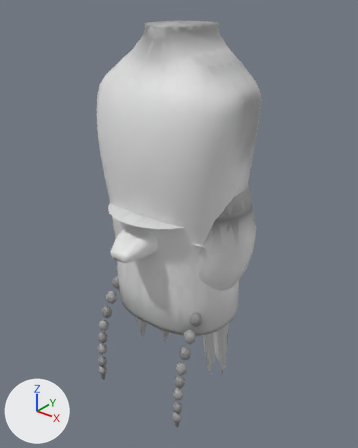
Before and after pictures for a commit that changed the glTF model assets/src/human_kit.glb.
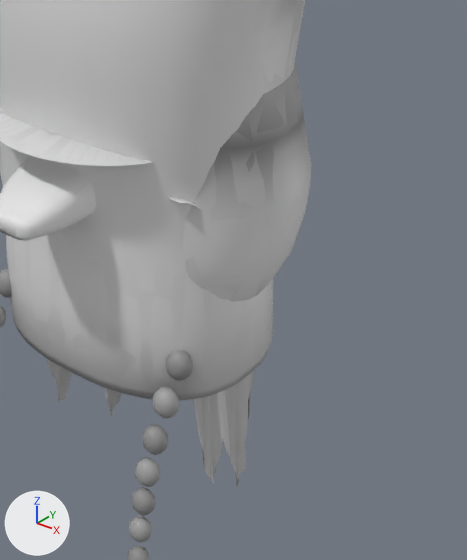
The first picture shows the older version from a 50 mm camera at (0.67, -0.835, 0.486) aimed at (0.006, -0.006, -0.028). The close-ups show the older and then the newer version on the part from 32% to 91% of the width and 34% to 91% of the height of that picture. Only the edits that show in the close-ups are written down. Every picture has the same lights, and +X, +Y and +Z are marked at lower left. Vertices at exactly the same position are counted once.

Names of what the first close-up shows: 'cap', 'cap_lo', 'foot', 'foot_lo', 'hair_braids', 'hair_braids_lo', 'hair_long', 'hair_long_lo', 'pelvis', 'pelvis_lo', 'torso', 'torso_lo'.
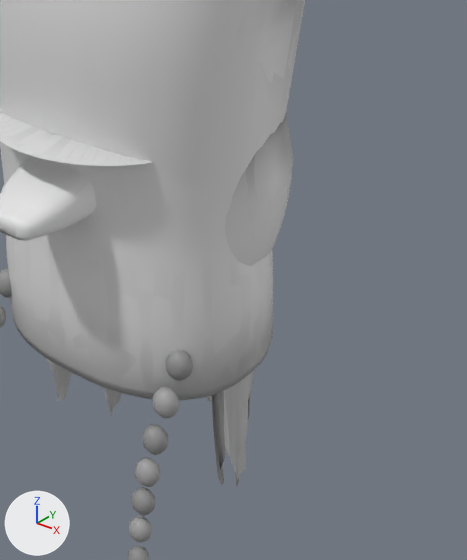
The change, as a diff of the scene's bpy script:
```diff
--- a/assets/src/human_kit.glb.py
+++ b/assets/src/human_kit.glb.py
@@ me_torso @@
 me_torso.from_pydata(...)  # 2114 vertices, 4224 faces; spans x -0.185..0.185, y -0.149..0.12, z -0.25..0.414
 # used by ob_torso; location = (0.0, 0.0, 0.0)
+# me_torso part 1: 979 faces centred in x -0.185..0.184, y -0.126..0.12, z -0.25..0.388 are repainted in the vertex colours; the middle colour goes from light grey #d7d7d7 to light grey #d4d4d4
 me_torso.materials.append(mat_torso)
@@ me_pelvis @@
 # used by ob_pelvis; location = (0.0, 0.0, 0.0)
-me_pelvis.from_pydata(...)  # 578 vertices, 1152 faces; spans x -0.19..0.19, y -0.117..0.133, z -0.165..0.092
+me_pelvis.from_pydata(...)  # 578 vertices, 1152 faces; spans x -0.167..0.167, y -0.112..0.128, z -0.165..0.092
+# me_pelvis part 2: the whole mesh is scaled about its middle by (0.88, 0.96, 1)
+# me_pelvis part 3: 452 faces centred in x -0.188..0.188, y -0.116..0.124, z -0.165..0.092 are repainted in the vertex colours; the middle colour goes from light grey #d9d9d9 to light grey #d8d8d8
+# me_pelvis part 4: 361 faces centred in x -0.189..0.189, y -0.111..0.132, z -0.161..0.023 are repainted in the vertex colours; the middle colour goes from white #f4f4f4 to white #f1f1f1
+# me_pelvis part 5: 107 faces centred in x -0.183..0.183, y -0.113..0.117, z 0.035..0.056 are repainted in the vertex colours; the middle colour goes from grey #9c9c9c to grey #9d9d9d
+# me_pelvis part 6: 178 faces centred in x -0.178..0.18, y -0.115..0.116, z -0.088..0.092 are repainted in the vertex colours; the middle colour goes from grey #bdbdbd to light grey #cecece
 me_pelvis.materials.append(mat_pelvis)
@@ me_hair_long @@
 # used by ob_hair_long; location = (0.0, 0.0, 0.0)
-me_hair_long.from_pydata(...)  # 4325 vertices, 8208 faces; spans x -0.133..0.131, y -0.11..0.143, z -0.501..0.128
+me_hair_long.from_pydata(...)  # 4325 vertices, 8208 faces; spans x -0.158..0.142, y -0.104..0.143, z -0.501..0.128
+# me_hair_long part 7: 482 of 4325 vertices moved; they spanned x -0.133..0.126, y -0.11..-0.002, z -0.43..0.074 and now span x -0.158..0.142, y -0.104..-0.001, z -0.43..0.074; mean shift (0.0, 0.01, 0.0); largest move (-0.094, -0.083, -0.099) -> (-0.137, -0.046, -0.099)
 me_hair_long.materials.append(mat_hair_long)
@@ me_pelvis_001 @@
 # used by ob_pelvis_lo; location = (0.0, 0.0, 0.0)
-me_pelvis_001.from_pydata(...)  # 117 vertices, 230 faces; spans x -0.191..0.191, y -0.116..0.133, z -0.165..0.092
+me_pelvis_001.from_pydata(...)  # 117 vertices, 230 faces; spans x -0.168..0.168, y -0.111..0.128, z -0.165..0.092
+# me_pelvis_001 part 8: the whole mesh is rebuilt
 me_pelvis_001.materials.append(mat_pelvis)
@@ me_hair_long_001 @@
 # used by ob_hair_long_lo; location = (0.0, 0.0, 0.0)
-me_hair_long_001.from_pydata(...)  # 1360 vertices, 2462 faces; spans x -0.133..0.131, y -0.11..0.143, z -0.501..0.128
+me_hair_long_001.from_pydata(...)  # 1361 vertices, 2462 faces; spans x -0.158..0.142, y -0.104..0.143, z -0.501..0.128
+# me_hair_long_001 part 9: 59 vertices moved from x -0.133..0.122, y -0.107..-0.001, z -0.43..0.116 to x -0.135..0.123, y -0.102..-0.001, z -0.43..0.118; 169 vertices removed from x -0.131..0.126, y -0.11..0.076, z -0.414..0.116; 170 vertices added at x -0.158..0.142, y -0.104..0.077, z -0.414..0.111
 me_hair_long_001.materials.append(mat_hair_long)
```

Boxes (x1, y1, x2, y2) around the edits, measured in the close-ups (467 x 560 px; the box of a moved part takes in the faces that stretch with it):
'pelvis', recoloured, rescaled
    before: (0, 63, 311, 302)
    after: (225, 114, 292, 265)
'pelvis_lo', reshaped
    before: (185, 65, 311, 301)
    after: (237, 123, 293, 266)
'hair_long_lo', reshaped
    before: (47, 360, 250, 486)
    after: (48, 360, 250, 486)
'hair_long', reshaped (mostly hidden)
    before: (47, 359, 254, 487)
    after: (46, 358, 254, 487)
part 1 of me_torso, edited (looks the same)
    both: (11, 0, 297, 400)
part 2 of me_pelvis, moved or reshaped
    before: (0, 71, 311, 302)
    after: (232, 114, 292, 265)
part 3 of me_pelvis, recoloured
    before: (186, 136, 311, 220)
    after: (242, 130, 292, 185)
part 4 of me_pelvis, recoloured
    before: (0, 150, 311, 302)
    after: (232, 161, 292, 265)
part 5 of me_pelvis, recoloured
    before: (212, 107, 306, 166)
    after: (261, 114, 287, 148)
part 6 of me_pelvis, recoloured
    before: (234, 71, 309, 156)
    after: (282, 121, 290, 148)
part 7 of me_hair_long, moved or reshaped (mostly hidden)
    before: (47, 359, 227, 484)
    after: (46, 358, 225, 485)
part 9 of me_hair_long_001, moved or reshaped (mostly hidden)
    before: (47, 360, 235, 483)
    after: (48, 360, 235, 479)
